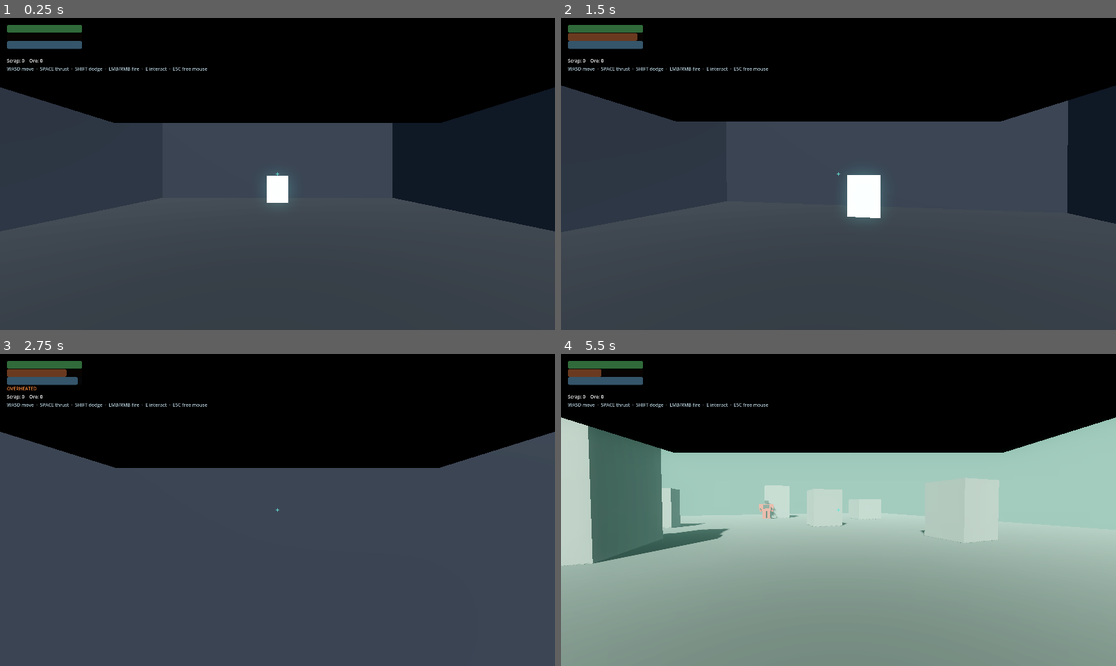
Above: before the commit, frames 1-4 (two rows, left to right).
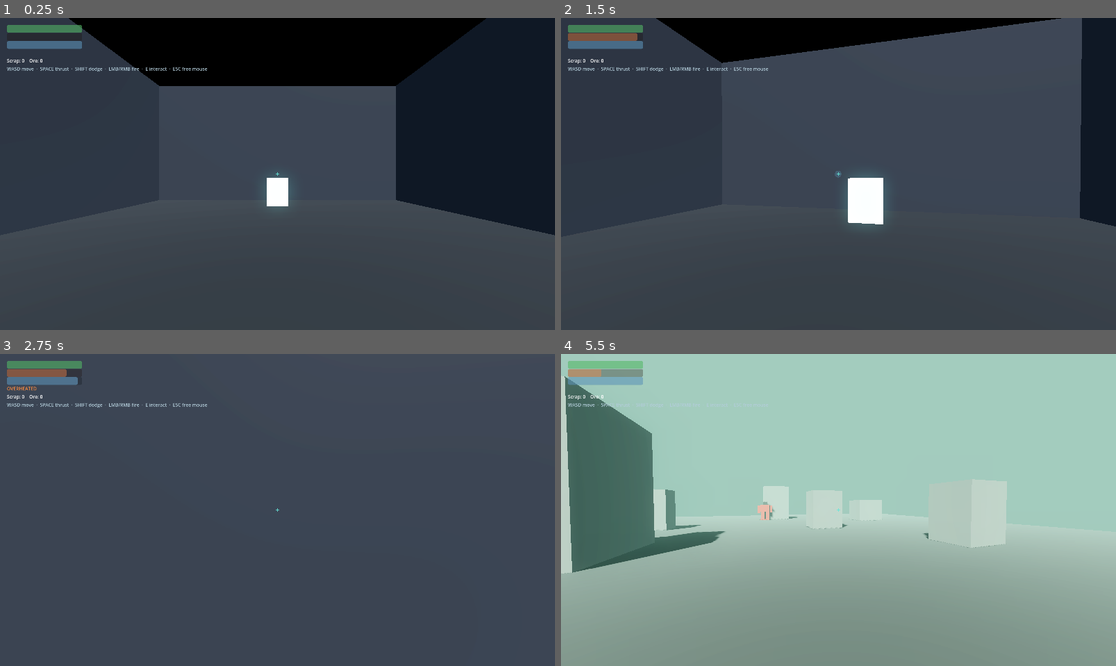
Above: after the commit, the same moments.

Repository: Shinigami92/ironhaul
Game: Godot game, scene res://scenes/main.tscn
The game is run twice, just before and just after one commit, with the same random seed, the same clock (stepped at 60 frames per second) and the same inputs.
Inputs (mouse positions are in pixels of both pictures, inside the frame that each line leads up to):
- Up to frame 1 (0.25 s): no input
- Up to frame 2 (1.5 s): tap Enter at 0.5 s; move the mouse to (866, 174) at 0.52 s; press the mouse at (866, 174) at 0.53 s; hold W (move_forward) from 0.53 s (still down); right-click (866, 174) at 0.8 s; move the mouse to (810, 174) at 1.27 s; release the mouse at (810, 174) at 1.28 s; right-click (810, 174) at 1.35 s
- Up to frame 3 (2.75 s): keep holding W (move_forward); click (249, 510) at 1.55 s; move the mouse to (288, 503) at 2.02 s; tap Shift (dodge) at 2.1 s; right-click (288, 503) at 2.3 s
- Up to frame 4 (5.5 s): keep holding W (move_forward); move the mouse to (832, 516) at 2.77 s; click (832, 516) at 2.85 s; tap Space (thrust) at 3.5 s; move the mouse to (877, 513) at 3.52 s; right-click (877, 513) at 3.6 s; tap Enter at 4.25 s; move the mouse to (794, 506) at 4.27 s; tap E (interact) at 4.35 s; click (794, 506) at 4.55 s; move the mouse to (844, 510) at 5.02 s; tap Alt at 5.1 s; click (844, 510) at 5.17 s; right-click (844, 510) at 5.3 s

The runs differ from the first frame. In frame 1, 19% of the frame differs, in the area x 0-100%, y 0-70%; in frame 2, 27%; in frame 3, 34%, in the area x 0-100%, y 0-37%; in frame 4, 33%.

Commit message:
feat: weapon tracers, muzzle flash, and impact VFX (#5)

Diff:
--- a/scripts/enemy/grunt.gd
+++ b/scripts/enemy/grunt.gd
@@ -2,6 +2,8 @@
 extends Mech
 
 enum AIState { PATROL, ENGAGE, RETREAT }
+
+const ENEMY_FIRE_COLOR: Color = Color(1.0, 0.35, 0.25)  # hot red
 
 @export var detection_range: float = 35.0
 @export var engage_range: float = 22.0
@@ -128,9 +130,15 @@
 	query.exclude = [get_rid()]
 	var hit := space.intersect_ray(query)
 	_attack_timer = attack_interval
-	if hit.is_empty():
-		return
-	var collider: Object = hit.get("collider")
+
+	var hit_pos: Vector3 = target
+	var collider: Object = null
+	if not hit.is_empty():
+		hit_pos = hit["position"]
+		collider = hit.get("collider")
+
+	WeaponVFX.spawn_shot_effects(self, hit_pos, not hit.is_empty(), ENEMY_FIRE_COLOR)
+
 	if collider == player and collider.has_method("take_damage"):
 		collider.take_damage(attack_damage)
 
--- a/scripts/mech/mech.gd
+++ b/scripts/mech/mech.gd
@@ -7,6 +7,12 @@
 signal overheated
 signal cooled
 signal died
+
+# Barrel offsets in mech-local space. Godot convention: -Z is forward, so
+# barrels sit in front of the torso. Must stay in sync with MechBuilder._add_arms,
+# which places arm barrels at (±1.15, 2.0, -0.9).
+const BARREL_LOCAL_LEFT: Vector3 = Vector3(-1.15, 2.0, -0.9)
+const BARREL_LOCAL_RIGHT: Vector3 = Vector3(1.15, 2.0, -0.9)
 
 @export var max_health: float = 100.0
 @export var max_heat: float = 100.0
@@ -30,6 +36,7 @@
 var weapon: Node
 
 var _thrust_regen_delay: float = 0.0
+var _next_barrel_left: bool = true
 
 
 func _ready() -> void:
@@ -89,6 +96,13 @@
 	return not is_dead and not is_overheated
 
 
+func take_next_barrel_offset() -> Vector3:
+	# Alternates left/right each call so both arms visibly fire over a burst.
+	var offset := BARREL_LOCAL_LEFT if _next_barrel_left else BARREL_LOCAL_RIGHT
+	_next_barrel_left = not _next_barrel_left
+	return offset
+
+
 func consume_thrust(amount: float) -> bool:
 	# Attempting to thrust — successful or not — always resets the regen delay.
 	# Otherwise an empty tank regens while the button is still held, producing
@@ -104,7 +118,10 @@
 func _setup_camera() -> void:
 	camera = Camera3D.new()
 	camera.name = "Camera"
-	camera.position = Vector3(0, 3.0, 0.2)
+	# Just above the torso top and slightly forward of the chest plate so the
+	# mech's own body is below/behind the view frustum. A proper cockpit mesh
+	# in v0.2 will take over this placement.
+	camera.position = Vector3(0, 3.2, -0.6)
 	camera.current = true
 	add_child(camera)
 
--- a/scripts/mech/mech_builder.gd
+++ b/scripts/mech/mech_builder.gd
@@ -34,24 +34,27 @@
 
 
 static func _add_legs(target: CharacterBody3D, mat: Material) -> void:
+	# Godot convention: -Z is forward. Toes point to -Z.
 	for x_offset in [-0.45, 0.45]:
 		var leg := _make_box(Vector3(0.6, 1.5, 0.7), Vector3(x_offset, 0.9, 0), mat)
 		target.add_child(leg)
-		var foot := _make_box(Vector3(0.8, 0.2, 1.1), Vector3(x_offset, 0.1, 0.1), mat)
+		var foot := _make_box(Vector3(0.8, 0.2, 1.1), Vector3(x_offset, 0.1, -0.1), mat)
 		target.add_child(foot)
 
 
 static func _add_torso(target: CharacterBody3D, body_mat: Material, accent_mat: Material) -> void:
 	var torso := _make_box(Vector3(1.7, 1.4, 1.0), Vector3(0, 2.35, 0), body_mat)
 	target.add_child(torso)
-	var chest_plate := _make_box(Vector3(1.2, 0.8, 0.15), Vector3(0, 2.5, 0.55), accent_mat)
+	# Chest plate on the front face (-Z side) of the torso.
+	var chest_plate := _make_box(Vector3(1.2, 0.8, 0.15), Vector3(0, 2.5, -0.55), accent_mat)
 	target.add_child(chest_plate)
 
 
 static func _add_head(target: CharacterBody3D, mat: Material) -> void:
 	var neck := _make_box(Vector3(0.4, 0.3, 0.4), Vector3(0, 3.1, 0), mat)
 	target.add_child(neck)
-	var head := _make_box(Vector3(0.8, 0.55, 0.7), Vector3(0, 3.4, 0.05), mat)
+	# Slight forward-lean of the head.
+	var head := _make_box(Vector3(0.8, 0.55, 0.7), Vector3(0, 3.4, -0.05), mat)
 	target.add_child(head)
 
 
@@ -61,7 +64,9 @@
 		target.add_child(shoulder)
 		var arm := _make_box(Vector3(0.45, 1.1, 0.45), Vector3(side_x, 2.0, 0), body_mat)
 		target.add_child(arm)
-		var barrel := _make_cylinder(0.14, 1.2, Vector3(side_x, 2.0, 0.9), accent_mat)
+		# Barrels mounted forward of the arms. _make_cylinder's -90° X rotation
+		# aligns the cylinder along -Z so the muzzle tip ends up further forward.
+		var barrel := _make_cylinder(0.14, 1.2, Vector3(side_x, 2.0, -0.9), accent_mat)
 		target.add_child(barrel)
 
 
--- a/scripts/mech/mech_weapon.gd
+++ b/scripts/mech/mech_weapon.gd
@@ -1,4 +1,7 @@
 extends Node
+
+const PRIMARY_COLOR: Color = Color(1.0, 0.75, 0.3)  # warm orange
+const SECONDARY_COLOR: Color = Color(0.45, 0.8, 1.0)  # cold cyan
 
 @export var primary_damage: float = 8.0
 @export var primary_fire_rate: float = 4.0
@@ -27,27 +30,32 @@
 	if not mech.can_fire() or mech.camera == null:
 		return
 	if Input.is_action_pressed("fire_primary") and _primary_cooldown <= 0.0:
-		_fire_shot(primary_damage, primary_heat_per_shot)
+		_fire_shot(primary_damage, primary_heat_per_shot, PRIMARY_COLOR)
 		_primary_cooldown = 1.0 / primary_fire_rate
 	if Input.is_action_just_pressed("fire_secondary"):
-		_fire_shot(secondary_damage, secondary_heat_per_shot)
+		_fire_shot(secondary_damage, secondary_heat_per_shot, SECONDARY_COLOR)
 
 
-func _fire_shot(damage: float, heat_cost: float) -> void:
+func _fire_shot(damage: float, heat_cost: float, color: Color) -> void:
 	var cam := mech.camera
 	var origin := cam.global_position
 	var forward := -cam.global_transform.basis.z
-	var target := origin + forward * max_range
+	var max_target := origin + forward * max_range
 
 	var space := mech.get_world_3d().direct_space_state
-	var query := PhysicsRayQueryParameters3D.create(origin, target)
+	var query := PhysicsRayQueryParameters3D.create(origin, max_target)
 	query.exclude = [mech.get_rid()]
 	var hit := space.intersect_ray(query)
 
 	mech.apply_heat(heat_cost)
 
-	if hit.is_empty():
-		return
-	var collider: Object = hit.get("collider")
+	var hit_pos: Vector3 = max_target
+	var collider: Object = null
+	if not hit.is_empty():
+		hit_pos = hit["position"]
+		collider = hit.get("collider")
+
+	WeaponVFX.spawn_shot_effects(mech, hit_pos, not hit.is_empty(), color)
+
 	if collider != null and collider.has_method("take_damage"):
 		collider.take_damage(damage)
--- /dev/null
+++ b/scripts/mech/weapon_vfx.gd
@@ -0,0 +1,98 @@
+class_name WeaponVFX
+extends RefCounted
+
+# Short-lived visual effects for weapon fire: tracer beams, muzzle flash, and
+# impact pops. All built from primitives — no assets required.
+
+const TRACER_LIFE_SEC: float = 0.05
+const MUZZLE_LIFE_SEC: float = 0.06
+const IMPACT_LIFE_SEC: float = 0.15
+
+const TRACER_RADIUS: float = 0.03
+const MUZZLE_RADIUS: float = 0.25
+const IMPACT_RADIUS: float = 0.3
+
+
+# High-level helper: spawns muzzle + tracer (+ impact when the ray connected)
+# for a single shot fired from `shooter`. Barrels alternate left/right per call.
+static func spawn_shot_effects(
+	shooter: Mech, end_pos: Vector3, did_hit: bool, color: Color
+) -> void:
+	var world := shooter.get_tree().current_scene
+	if world == null:
+		return
+	var barrel_world := shooter.to_global(shooter.take_next_barrel_offset())
+	spawn_muzzle_flash(world, barrel_world, color)
+	spawn_tracer(world, barrel_world, end_pos, color)
+	if did_hit:
+		spawn_impact(world, end_pos, color)
+
+
+static func spawn_tracer(world: Node, from_pos: Vector3, to_pos: Vector3, color: Color) -> void:
+	var distance := from_pos.distance_to(to_pos)
+	if distance < 0.01:
+		return
+
+	var tracer := MeshInstance3D.new()
+	var mesh := CylinderMesh.new()
+	mesh.top_radius = TRACER_RADIUS
+	mesh.bottom_radius = TRACER_RADIUS
+	mesh.height = distance
+	tracer.mesh = mesh
+	tracer.material_override = _make_glow_material(color)
+
+	world.add_child(tracer)
+	# Add to tree BEFORE positioning — look_at() requires the node be inside
+	# the tree (it reads global_transform). CylinderMesh defaults to standing
+	# on +Y; look_at points -Z at the target, so we rotate 90° around X to
+	# align the cylinder's axis with the ray.
+	tracer.global_position = (from_pos + to_pos) * 0.5
+	tracer.look_at(to_pos, Vector3.UP)
+	tracer.rotate_object_local(Vector3.RIGHT, PI / 2)
+
+	_fade_and_free(tracer, TRACER_LIFE_SEC)
+
+
+static func spawn_muzzle_flash(world: Node, pos: Vector3, color: Color) -> void:
+	var flash := MeshInstance3D.new()
+	var mesh := SphereMesh.new()
+	mesh.radius = MUZZLE_RADIUS
+	mesh.height = MUZZLE_RADIUS * 2.0
+	flash.mesh = mesh
+	flash.material_override = _make_glow_material(color)
+
+	world.add_child(flash)
+	flash.global_position = pos
+	_fade_and_free(flash, MUZZLE_LIFE_SEC)
+
+
+static func spawn_impact(world: Node, pos: Vector3, color: Color) -> void:
+	var impact := MeshInstance3D.new()
+	var mesh := SphereMesh.new()
+	mesh.radius = IMPACT_RADIUS
+	mesh.height = IMPACT_RADIUS * 2.0
+	impact.mesh = mesh
+	impact.material_override = _make_glow_material(color)
+
+	world.add_child(impact)
+	impact.global_position = pos
+	_fade_and_free(impact, IMPACT_LIFE_SEC)
+
+
+static func _make_glow_material(color: Color) -> StandardMaterial3D:
+	var mat := StandardMaterial3D.new()
+	mat.albedo_color = color
+	mat.emission_enabled = true
+	mat.emission = color
+	mat.emission_energy_multiplier = 3.5
+	mat.shading_mode = BaseMaterial3D.SHADING_MODE_UNSHADED
+	mat.transparency = BaseMaterial3D.TRANSPARENCY_ALPHA
+	return mat
+
+
+static func _fade_and_free(node: Node3D, life: float) -> void:
+	var mat: StandardMaterial3D = node.material_override
+	var tween := node.create_tween()
+	tween.tween_property(mat, "albedo_color:a", 0.0, life)
+	tween.parallel().tween_property(mat, "emission_energy_multiplier", 0.0, life)
+	tween.tween_callback(node.queue_free)
--- /dev/null
+++ b/tests/unit/test_mech_barrels.gd
@@ -0,0 +1,21 @@
+extends GutTest
+
+var mech: Mech
+
+
+func before_each() -> void:
+	mech = Mech.new()
+	mech.is_enemy = true
+	add_child_autofree(mech)
+
+
+func test_first_barrel_is_left() -> void:
+	assert_eq(mech.take_next_barrel_offset(), Mech.BARREL_LOCAL_LEFT)
+
+
+func test_barrel_offsets_alternate() -> void:
+	var first := mech.take_next_barrel_offset()
+	var second := mech.take_next_barrel_offset()
+	var third := mech.take_next_barrel_offset()
+	assert_ne(first, second)
+	assert_eq(first, third)
Not shown, added: scripts/mech/weapon_vfx.gd.uid
Not shown, added: tests/unit/test_mech_barrels.gd.uid
